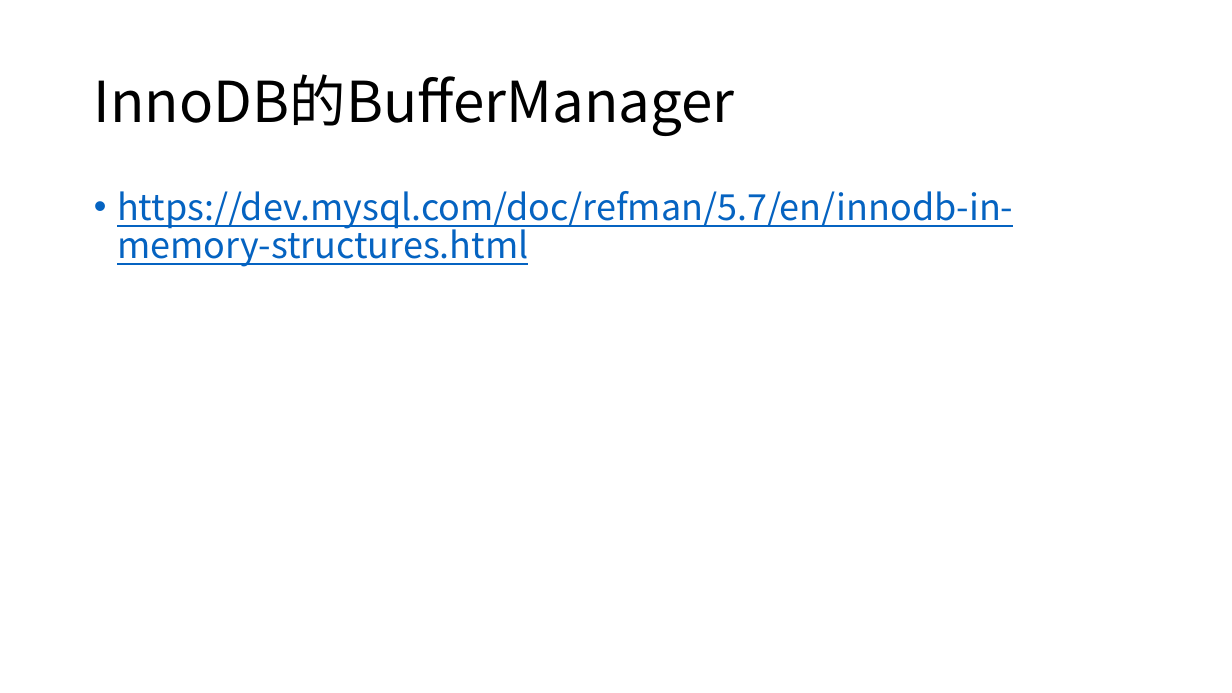
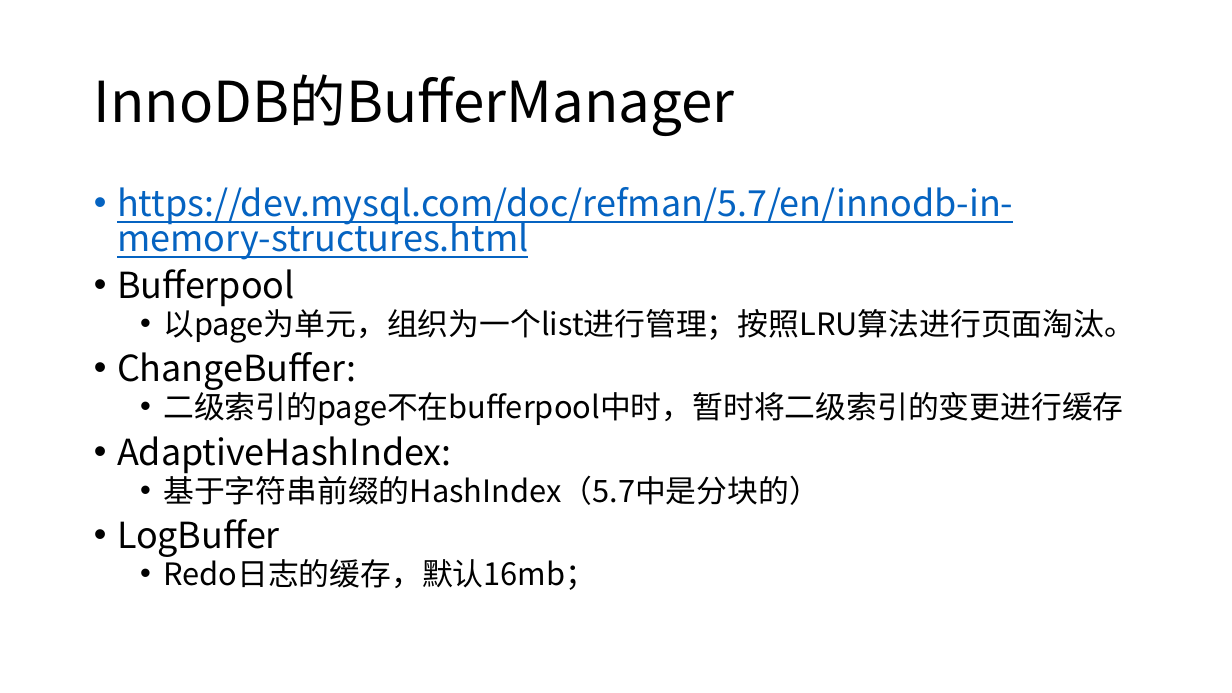
Before and after one commit to yummyliu/papers, a slide deck: slide 16 of 工作分享.pptx. Drawn at 1232x693 pixels with LibreOffice and Linux fonts; fonts in the diff are those of the drawing. Boxes give left, top, right and bottom in pixels: in the first picture for what was removed or moved away, otherwise in the second. Text is boxed around its words. In the diff, an @@ line names an element or a change of style, - is before the commit and + after.

```diff
--- a/工作分享.pptx
+++ b/工作分享.pptx
@@ text at bbox=[117, 187, 1013, 260]: line spacing 0.9 to 0.8 @@
@@ text at bbox=[117, 269, 1135, 590]: paragraphs added @@
+• Bufferpool
+  • 以page为单元，组织为一个list进行管理；按照LRU算法进行页面淘汰。
+• ChangeBuffer:
+  • 二级索引的page不在bufferpool中时，暂时将二级索引的变更进行缓存
+• AdaptiveHashIndex:
+  • 基于字符串前缀的HashIndex（5.7中是分块的）
+• LogBuffer
+  • Redo日志的缓存，默认16mb；
```
Also in this commit, not shown: 4 other slides changed, 1 slide added.
